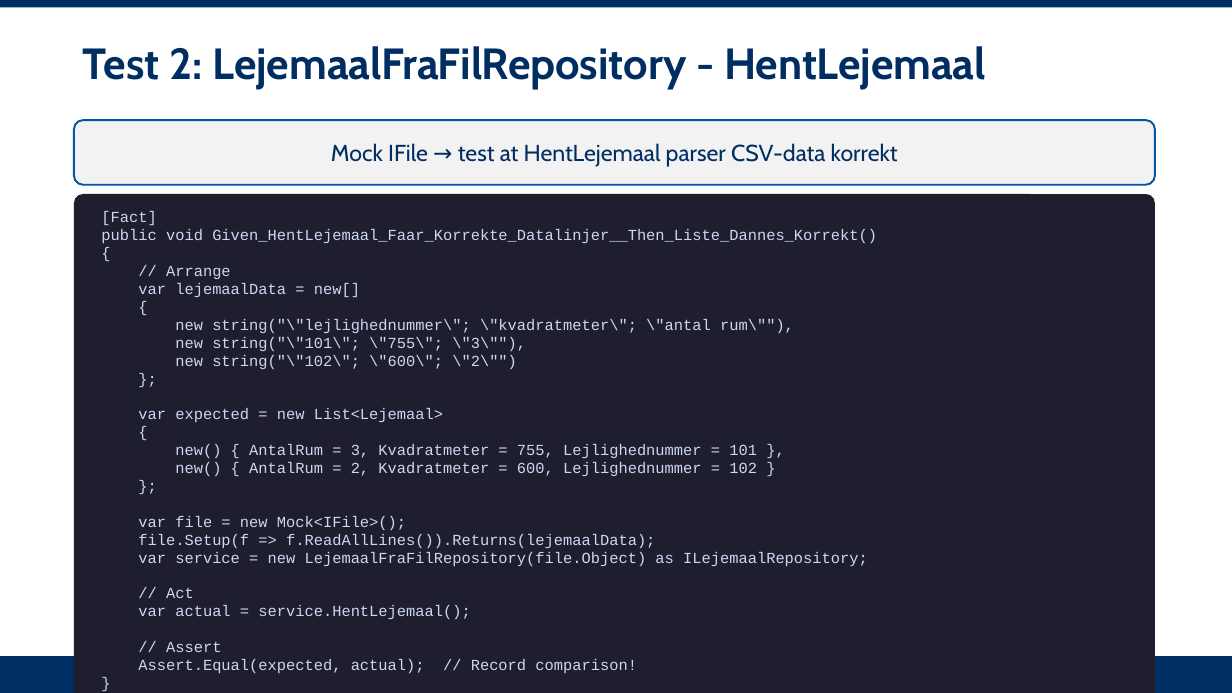
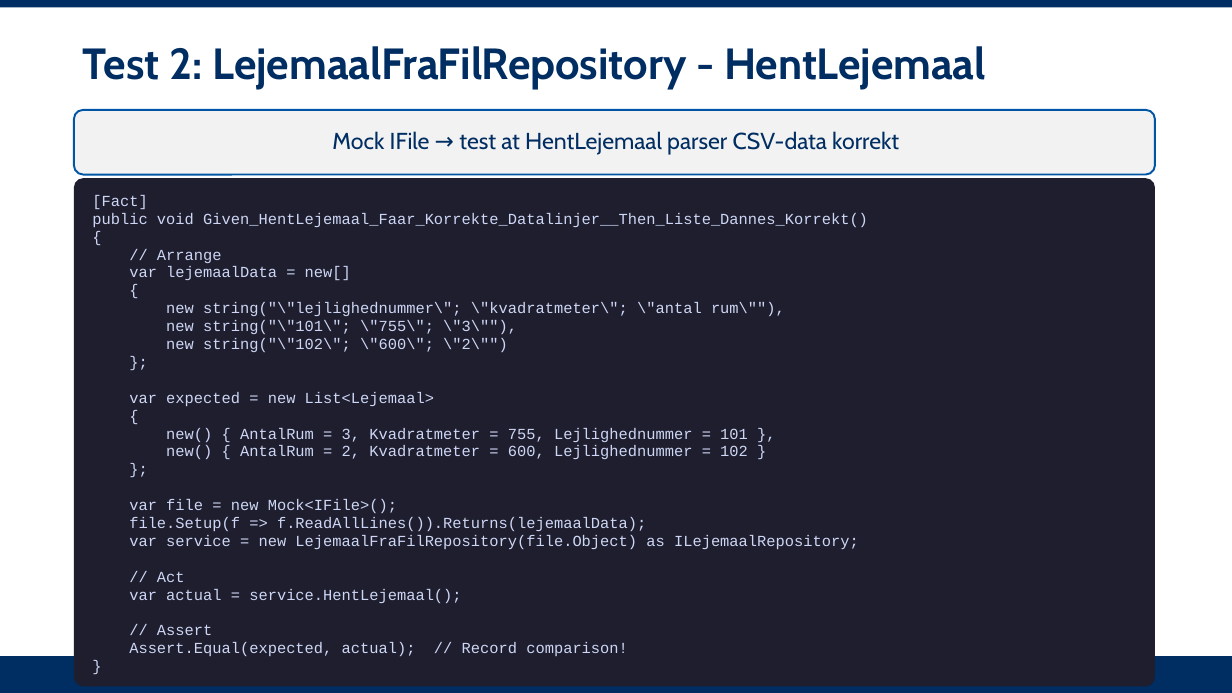
Before and after one commit to kbr-ucl/DMU-2-Semester-Programmering, a slide deck: slide 10 of Opgaver/SOLID/Case-EjendomBeregner/03-Ejendomsberegner-Unittest-Vejledende-Loesning.pptx. Drawn at 1232x693 pixels with LibreOffice and Linux fonts; fonts in the diff are those of the drawing. Boxes give left, top, right and bottom in pixels: in the first picture for what was removed or moved away, otherwise in the second. Text is boxed around its words. In the diff, an @@ line names an element or a change of style, - is before the commit and + after.

Commit message:
Update EjendomBeregner materials and remove duplicate files
- Update unit test solution PDF and PPTX files
- Remove duplicate OPP-SOLID-D-Test-xUnit-Moq files

```diff
--- a/Opgaver/SOLID/Case-EjendomBeregner/03-Ejendomsberegner-Unittest-Vejledende-Loesning.pptx
+++ b/Opgaver/SOLID/Case-EjendomBeregner/03-Ejendomsberegner-Unittest-Vejledende-Loesning.pptx
@@ rounded rectangle: place and size @@
-rounded rectangle at box(74, 120, 1155, 185)
+rounded rectangle at box(74, 110, 1155, 175)
@@ text "Mock IFile → test at ...": place and size @@
-text "Mock IFile → test at ..." at box(331, 143, 898, 167)
+text "Mock IFile → test at ..." at box(332, 131, 899, 155)
@@ rounded rectangle: place and size @@
-rounded rectangle at box(74, 194, 1155, 693)
+rounded rectangle at box(74, 178, 1155, 687)
@@ text "[Fact]": place and size @@
-text "[Fact]" at box(101, 211, 877, 673)
+text "[Fact]" at box(92, 195, 868, 656)
@@ text removed at box(529, 668, 640, 673) @@
-UCL - Programmering 2. semester
```
Also in this commit, not shown: 9 other slides changed, 3 other files.
